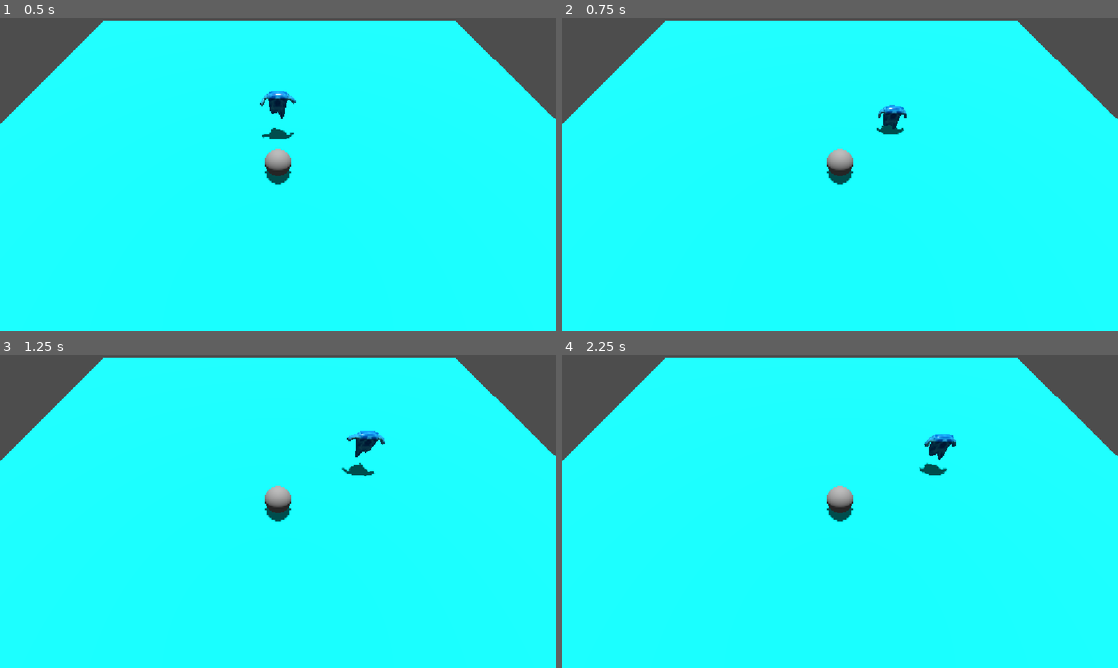
Above: before the commit, frames 1-4 (two rows, left to right).
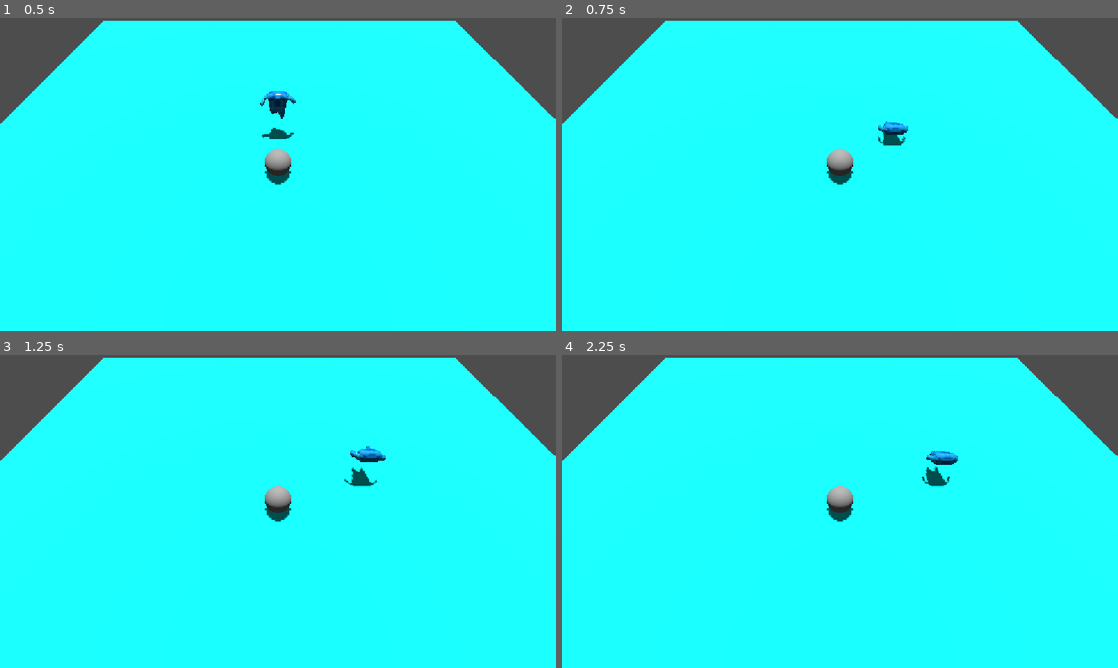
Above: after the commit, the same moments.

Repository: wildevi26250-tech/tcob
Game: Godot game, scene res://Main.tscn
The game is run twice, just before and just after one commit, with the same random seed, the same clock (stepped at 60 frames per second) and the same inputs.
Inputs (mouse positions are in pixels of both pictures, inside the frame that each line leads up to):
- Up to frame 1 (0.5 s): no input
- Up to frame 2 (0.75 s): tap Enter (ui_accept) at 0.5 s; move the mouse to (962, 158) at 0.52 s; hold Right (ui_right) from 0.53 s (still down); click (962, 158) at 0.67 s
- Up to frame 3 (1.25 s): keep holding Right (ui_right); tap Enter (ui_accept) at 0.77 s
- Up to frame 4 (2.25 s): release Right (ui_right) at 1.25 s; drag from (728, 527) to (812, 574) at 1.27 s; tap Enter (ui_accept) at 2 s; move the mouse to (895, 442) at 2.02 s; hold Right (ui_right) from 2.03 s (still down)

Frame 1 is identical in both runs. In frame 2, 0.5% of the frame differs, in the area x 56-63%, y 27-41%; in frame 3, 0.7%, in the area x 61-70%, y 24-43%; in frame 4, 0.7%.

Commit message:
g

Diff:
--- a/character_body_3d.gd
+++ b/character_body_3d.gd
@@ -31,16 +31,20 @@
 		velocity.x += dash_speed
 
 	if Input.is_action_just_pressed("ui_up"):
+		transform.basis = Basis()
 		rotate_object_local(Vector3.UP, 1)
+
+	if Input.is_action_just_pressed("ui_down"):
 		transform.basis = Basis()
-	if Input.is_action_just_pressed("ui_down"):
 		rotate_object_local(Vector3.UP, 2)
+
+	if Input.is_action_just_pressed("ui_left"):
 		transform.basis = Basis()
-	if Input.is_action_just_pressed("ui_left"):
 		rotate_object_local(Vector3.LEFT, 1)
+
+	if Input.is_action_just_pressed("ui_right"):
 		transform.basis = Basis()
-	if Input.is_action_just_pressed("ui_right"):
 		rotate_object_local(Vector3.LEFT, -1)
-		transform.basis = Basis()
+
 
 	move_and_slide()
